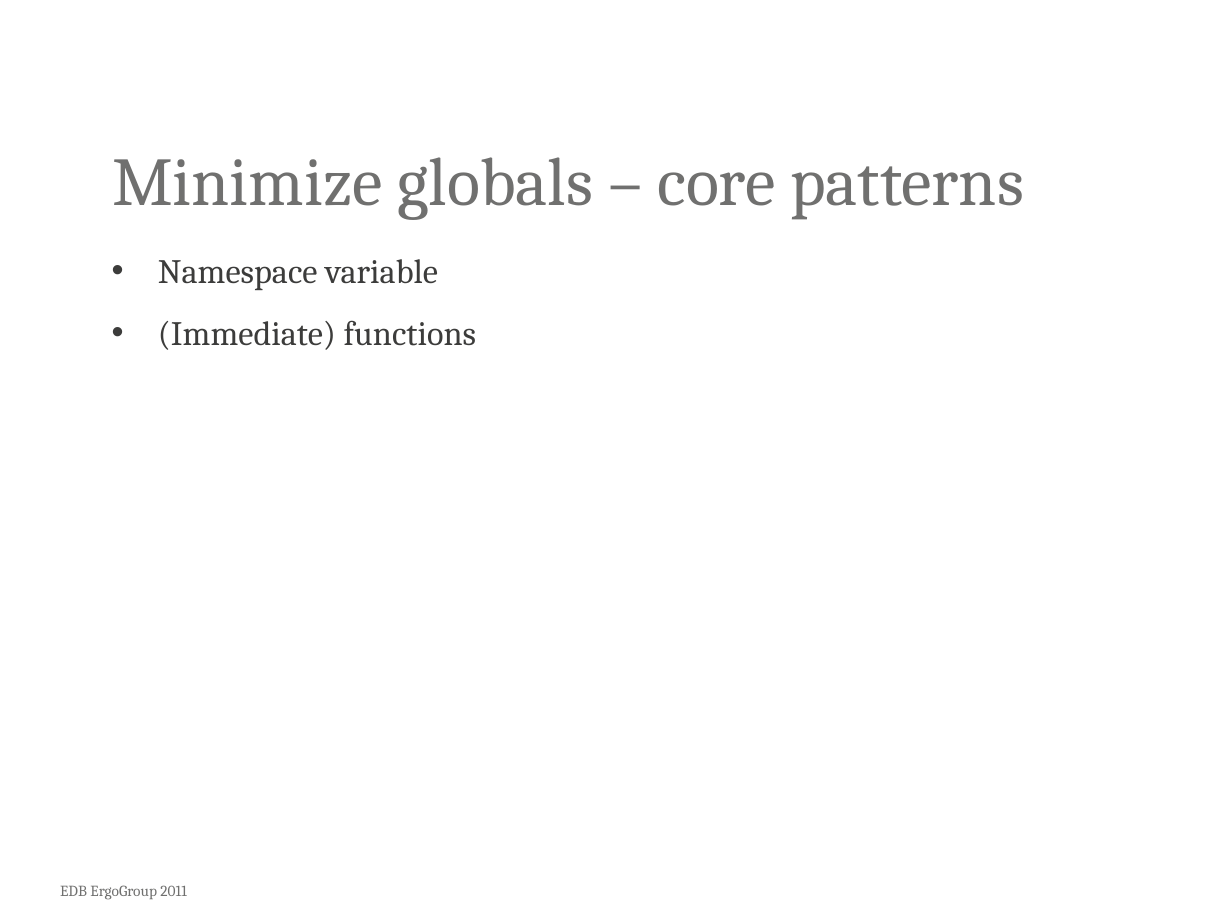
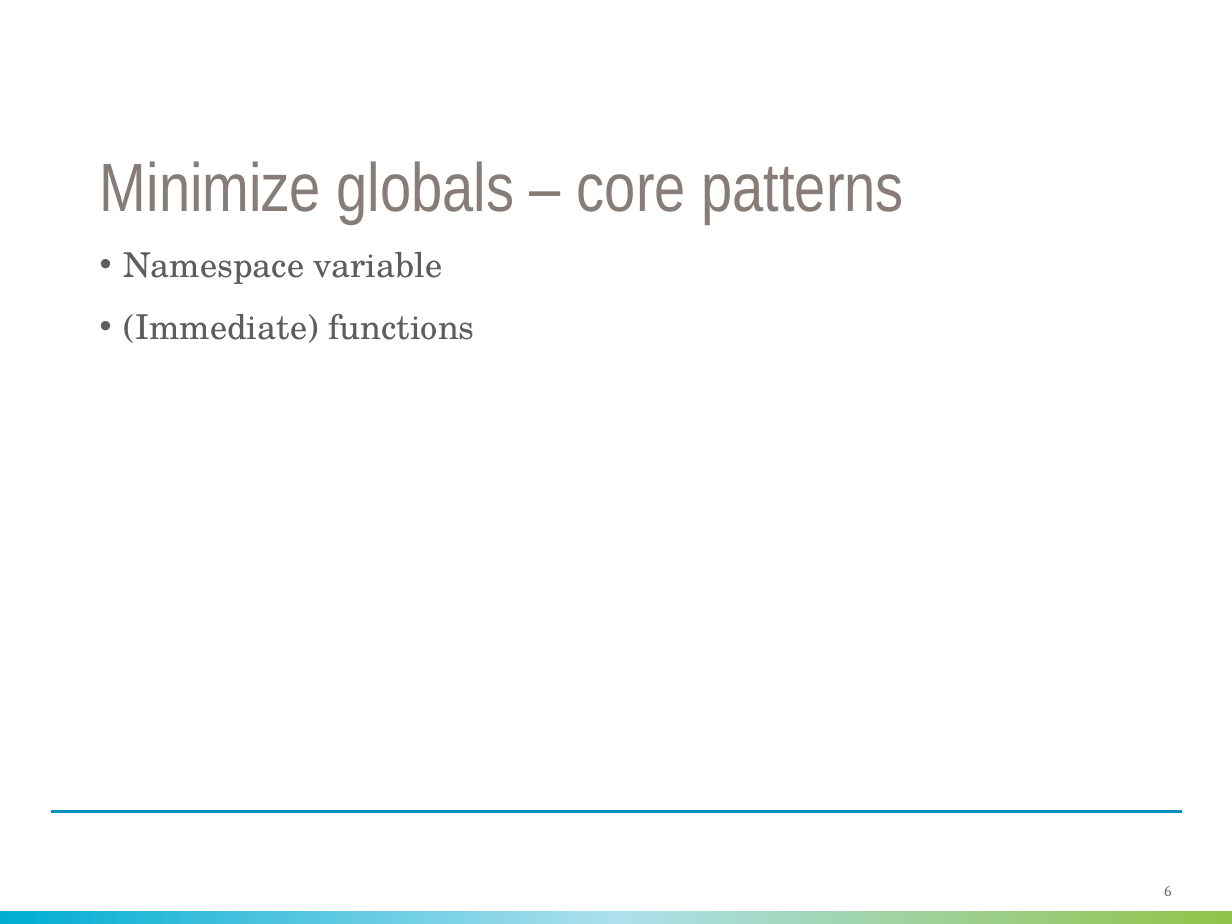
Before and after one commit to bjuvensjo/misc, a slide deck: slide 6 of js/minimize-globals/js-minimize-globals.pptx. Drawn at 1232x924 pixels with LibreOffice and Linux fonts; fonts in the diff are those of the drawing; background and template pictures are left out. Boxes give left, top, right and bottom in pixels: in the first picture for what was removed or moved away, otherwise in the second. Text is boxed around its words. In the diff, an @@ line names an element or a change of style, - is before the commit and + after.

```diff
--- a/js/minimize-globals/js-minimize-globals.pptx
+++ b/js/minimize-globals/js-minimize-globals.pptx
@@ title "Minimize globals – core patterns" at box(100, 161, 904, 223): font Cambria to Arial Narrow, text colour #70706F to #867D78 @@
@@ text "Namespace variable" at box(124, 252, 474, 343): font Cambria to TeX Gyre Schola, text colour #3C3C3B to #5E5D5C; indent changed; bullet colour #3C3C3B to #5E5D5C @@
@@ line added from (51, 812) to (1181, 812), #0091C0 1.42 pt @@
@@ text removed at box(60, 885, 186, 900) @@
-EDB ErgoGroup 2011
@@ page number added at box(1164, 886, 1171, 896), 9 pt, text #70706F @@
+6
@@ rectangle added at box(0, 910, 1232, 924), fill gradient #00ADD3 to #ACE0ED to #91C349 @@
```
Also in this commit, not shown: 6 other slides changed, 1 slide added, 1 slide removed, 3 other files.
